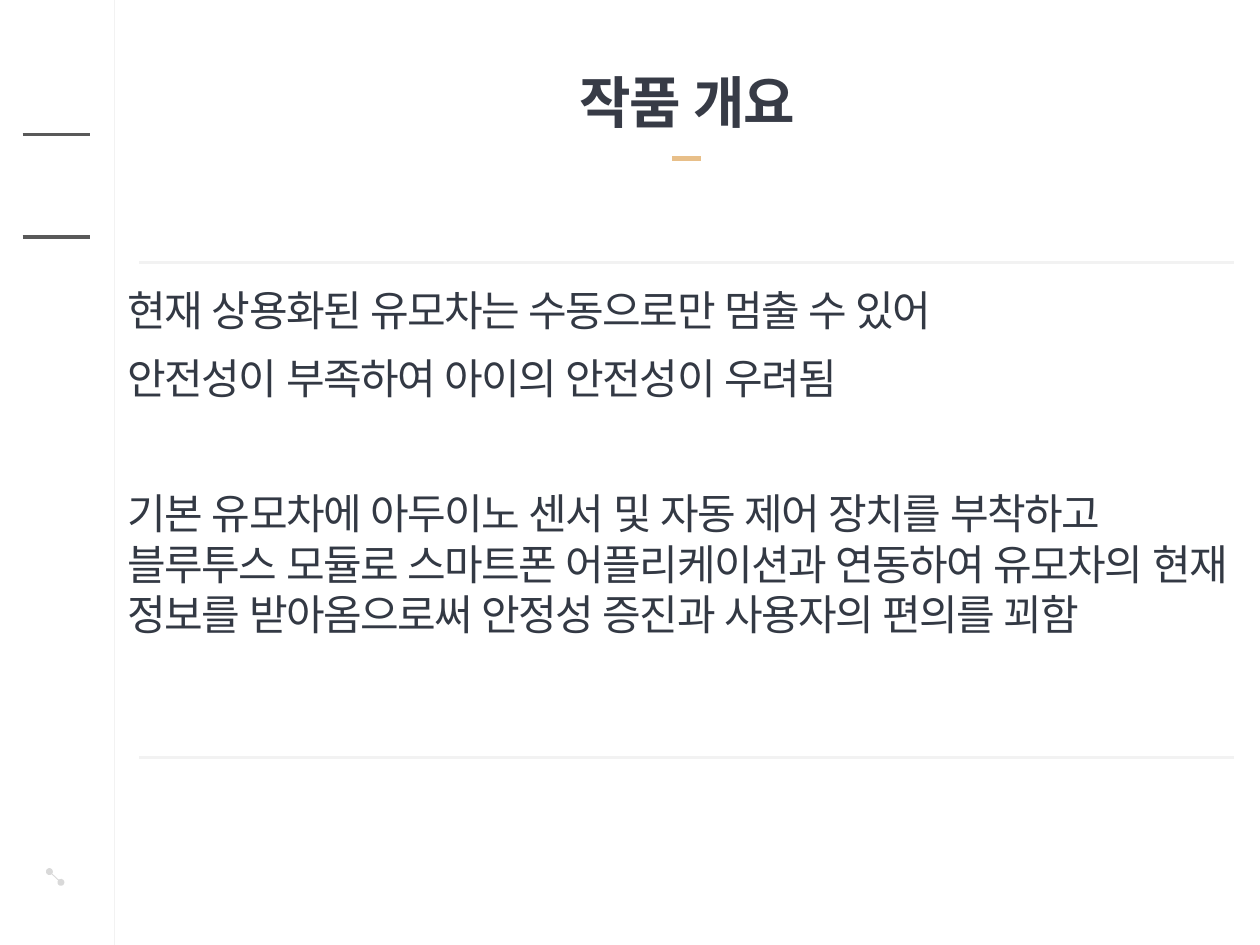
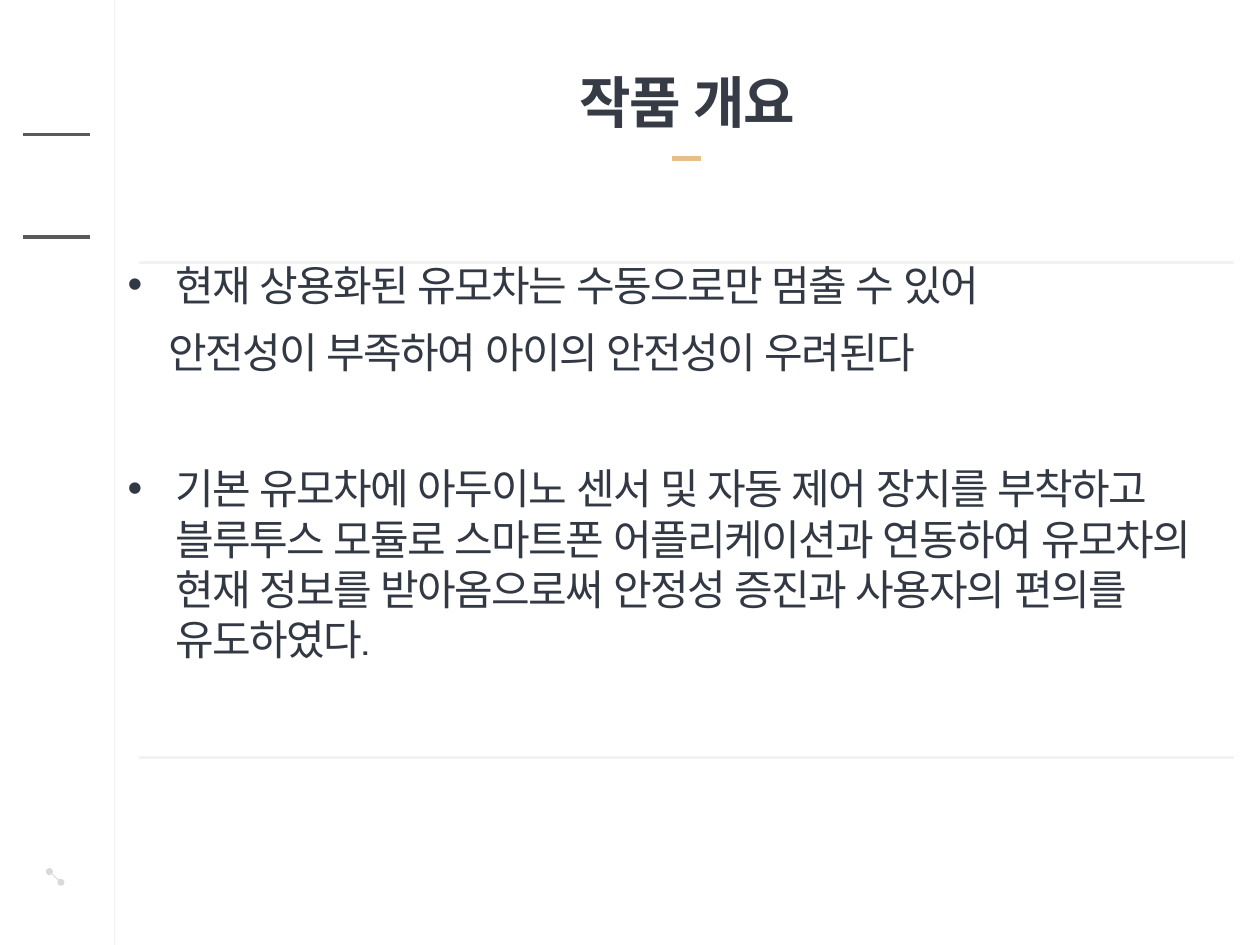
Before and after one commit to younggunwon/SmartUMOCHA, a slide deck: slide 2 of 아두이노 경진대회 Team MyWay ppt.pptx. Drawn at 1260x945 pixels with LibreOffice and Linux fonts; fonts in the diff are those of the drawing; background and template pictures are left out. Boxes give left, top, right and bottom in pixels: in the first picture for what was removed or moved away, otherwise in the second. Text is boxed around its words. In the diff, an @@ line names an element or a change of style, - is before the commit and + after.

```diff
--- a/아두이노 경진대회 Team MyWay ppt.pptx
+++ b/아두이노 경진대회 Team MyWay ppt.pptx
@@ text at (x1=175, y1=266, x2=979, y2=305): bullet none to • @@
@@ text at (x1=168, y1=333, x2=1191, y2=659): text changed @@
-안전성이 부족하여 아이의 안전성이 우려됨
-기본 유모차에 아두이노 센서 및 자동 제어 장치를 부착하고 블루투스 모듈로 스마트폰 어플리케이션과 연동하여 유모차의 현재 정보를 받아옴으로써 안정성 증진과 사용자의 편의를 꾀함
+안전성이 부족하여 아이의 안전성이 우려된다
+• 기본 유모차에 아두이노 센서 및 자동 제어 장치를 부착하고 블루투스 모듈로 스마트폰 어플리케이션과 연동하여 유모차의 현재 정보를 받아옴으로써 안정성 증진과 사용자의 편의를 유도하였다.
```
Also in this commit, not shown: 8 other slides changed.
